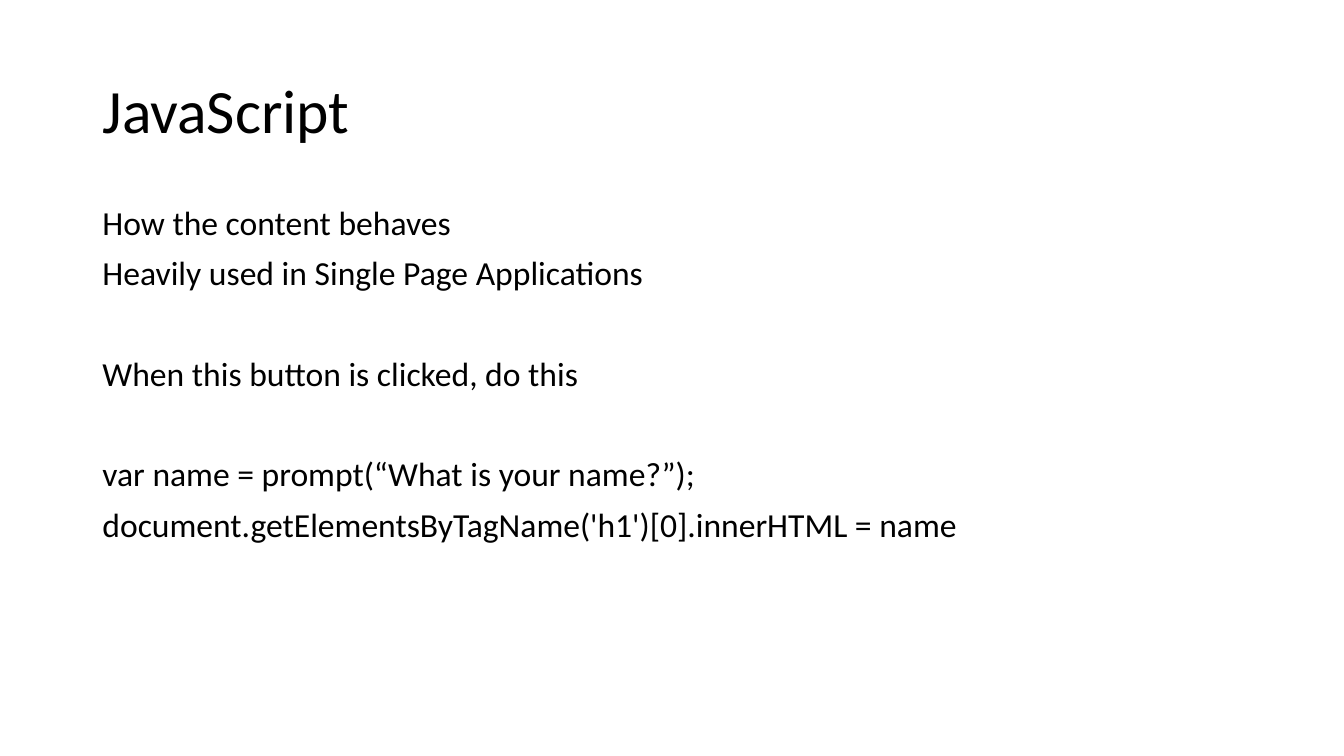
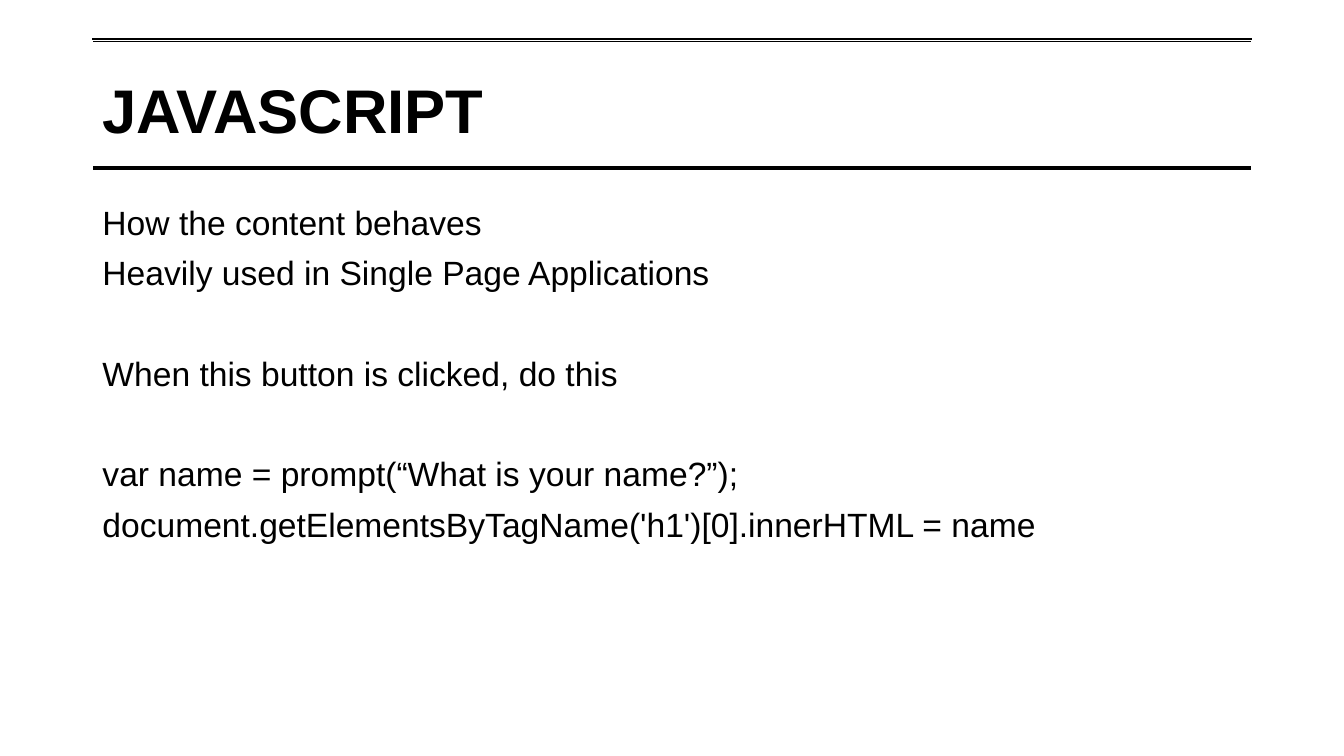
Before and after one commit to lipsitzm/PFNP, a slide deck: slide 120 of PFNP Single Day.pptx (slide 109 before the commit). Drawn at 1344x756 pixels with LibreOffice and Linux fonts; fonts in the diff are those of the drawing; background and template pictures are left out. Boxes give left, top, right and bottom in pixels: in the first picture for what was removed or moved away, otherwise in the second. Text is boxed around its words. In the diff, an @@ line names an element or a change of style, - is before the commit and + after.

```diff
--- a/PFNP Single Day.pptx
+++ b/PFNP Single Day.pptx
@@ title "JAVASCRIPT": place and size @@
-title "JAVASCRIPT" at bbox=[102, 90, 349, 143]
+title "JAVASCRIPT" at bbox=[93, 40, 1252, 187]
@@ title "JAVASCRIPT" at bbox=[93, 40, 1252, 187]: outline none to #FFFFFF 0.75 pt @@
@@ line added from (93, 40) to (1252, 40), #000000 3 pt @@
@@ title at bbox=[102, 90, 483, 134]: text changed; font Calibri to Arial; bold on @@
-JavaScript
+JAVASCRIPT
@@ line added from (93, 168) to (1252, 168), #000000 3 pt @@
@@ text "How the content behaves" at bbox=[102, 210, 1035, 544]: font Calibri to Arial @@
```
Also in this commit, not shown: 112 other slides changed, 11 slides added.
